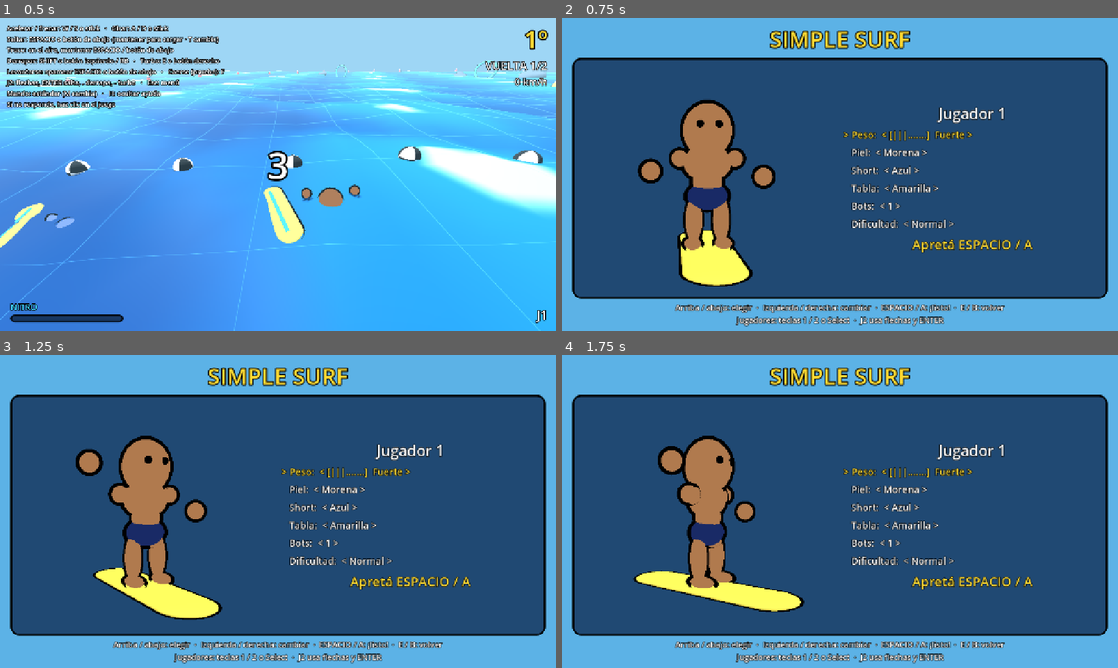
Above: before the commit, frames 1-4 (two rows, left to right).
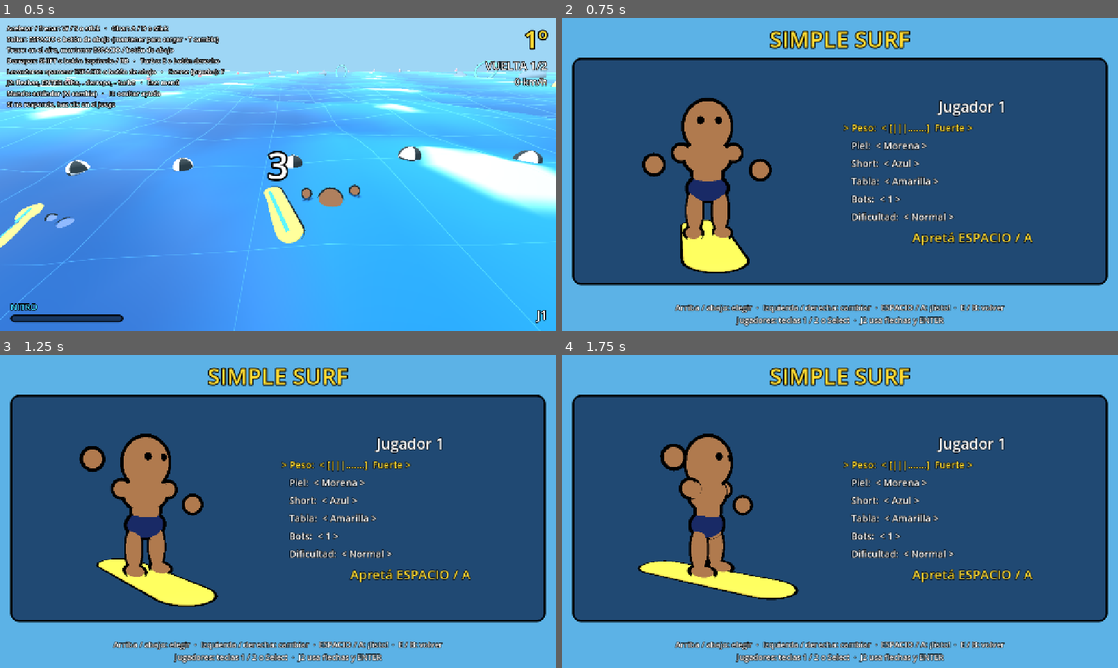
Above: after the commit, the same moments.

Repository: asimplesurfer/simplesurf
Game: Godot game, scene res://main.tscn
The game is run twice, just before and just after one commit, with the same random seed, the same clock (stepped at 60 frames per second) and the same inputs. This scene is started directly instead of the project's main scene.
Inputs (mouse positions are in pixels of both pictures, inside the frame that each line leads up to):
- Up to frame 1 (0.5 s): no input
- Up to frame 2 (0.75 s): tap Enter at 0.5 s; move the mouse to (962, 158) at 0.52 s; hold D (p1_right) from 0.53 s (still down); tap C at 0.6 s; click (962, 158) at 0.67 s
- Up to frame 3 (1.25 s): keep holding D (p1_right)
- Up to frame 4 (1.75 s): release D (p1_right) at 1.25 s; drag from (728, 527) to (812, 574) at 1.27 s

Frame 1 is identical in both runs. In frame 2, 12% of the frame differs, in the area x 1-99%, y 25-90%; in frame 3, 12%; in frame 4, 13%.

Commit message:
Demo: si nadie toca el menú por 10 s, carrera de 2 bots en Difícil con pantalla dividida
- Se repite sola al terminar; cualquier tecla, botón o toque vuelve al menú
- En la demo cada mitad de la pantalla sigue a un bot y muestra 'DEMO'
- Las olas grandes también aparecen cuando solo corren bots
- Tests de la demo

Co-Authored-By: Claude Opus 5.5 <noreply@anthropic.com>
Claude-Session: https://claude.ai/code/session_0158oNfJa2g5qsqyuATh8Mjh

Diff:
--- a/core/race/race_config.gd
+++ b/core/race/race_config.gd
@@ -30,6 +30,11 @@
 	return config
 
 
+## Demo: 2 bots en la dificultad máxima.
+static func demo() -> RaceConfig:
+	return create(0, 2, 2)
+
+
 ## Configuración según lo elegido en el menú (GameSettings).
 static func from_settings() -> RaceConfig:
 	return create(GameSettings.player_count, GameSettings.bot_count, GameSettings.bot_level)
--- a/core/race/race_manager.gd
+++ b/core/race/race_manager.gd
@@ -19,6 +19,8 @@
 const RIDER_SCENE := preload("res://core/rider/rider.tscn")
 ## Un poco antes de la meta, para que la largada cuente como el inicio de la vuelta 1.
 const START_ANGLE := -0.03
+## Demo: segundos entre que termina una carrera y empieza la siguiente.
+const DEMO_RESTART_DELAY := 6.0
 ## Separación lateral entre corredores en la largada (m).
 const GRID_SPACING := 7.0
 
@@ -38,6 +40,7 @@
 var _wrong_way_time: Dictionary = {}
 var _finish_order: Array[Rider] = []
 var _countdown: float = 0.0
+var _demo_restart_timer: float = -1.0
 var _last_tick: int = -1
 
 
@@ -45,7 +48,7 @@
 	add_to_group("race_manager")
 	GameSettings.load_settings()
 	if config == null:
-		config = RaceConfig.from_settings()
+		config = RaceConfig.demo() if GameSettings.demo_mode else RaceConfig.from_settings()
 	course = get_node(course_path) as Course
 
 	var humans := 0
@@ -131,6 +134,13 @@
 	for r in racers:
 		_update_progress(r, delta)
 
+	if GameSettings.demo_mode and state == State.FINISHED:
+		if _demo_restart_timer < 0.0:
+			_demo_restart_timer = DEMO_RESTART_DELAY
+		_demo_restart_timer -= delta
+		if _demo_restart_timer <= 0.0:
+			restart()
+
 
 func _update_progress(r: Rider, delta: float) -> void:
 	var angle := course.track.angle_of(r.global_position)
@@ -220,7 +230,17 @@
 
 
 func back_to_menu() -> void:
+	GameSettings.demo_mode = false
 	get_tree().change_scene_to_file("res://ui/menus/character_select.tscn")
+
+
+## En la demo, cualquier tecla, botón o toque vuelve al menú.
+static func is_any_press(event: InputEvent) -> bool:
+	if event is InputEventKey or event is InputEventJoypadButton:
+		return event.is_pressed() and not event.is_echo()
+	if event is InputEventScreenTouch or event is InputEventMouseButton:
+		return event.is_pressed()
+	return false
 
 
 func set_player_count(count: int) -> void:
@@ -230,6 +250,12 @@
 	GameSettings.player_count = count
 	GameSettings.save_settings()
 	restart()
+
+
+func _input(event: InputEvent) -> void:
+	if GameSettings.demo_mode and is_any_press(event):
+		get_viewport().set_input_as_handled()
+		back_to_menu()
 
 
 func _unhandled_input(event: InputEvent) -> void:
--- a/core/settings/game_settings.gd
+++ b/core/settings/game_settings.gd
@@ -15,6 +15,8 @@
 ## Bots en la carrera (0 a 3) y su dificultad (0 Fácil, 1 Normal, 2 Difícil).
 static var bot_count: int = 1
 static var bot_level: int = 1
+## Modo demo: carrera de bots que arranca sola si nadie toca el menú (no se guarda).
+static var demo_mode: bool = false
 ## Personaje de cada jugador (índice -> CharacterData).
 static var characters: Dictionary = {}
 static var _loaded: bool = false
--- a/tests/run_tests.gd
+++ b/tests/run_tests.gd
@@ -65,7 +65,52 @@
 	await _test_laps()
 	await _test_split_screen()
 	await _test_bot_race()
+	await _test_demo()
 	_finish()
+
+
+func _test_demo() -> void:
+	print("Demo (menú sin tocar nada):")
+	var menu: CharacterSelect = load("res://ui/menus/character_select.tscn").instantiate()
+	menu.auto_start = false
+	var started := [false]
+	menu.start_requested.connect(func() -> void: started[0] = true)
+	root.add_child(menu)
+	await _wait(9.0)
+	_check(not started[0], "a los 9 s sin tocar nada todavía no arranca")
+	await _press(&"p1_down")
+	await _wait(9.0)
+	_check(not started[0], "tocar algo reinicia la espera")
+	await _wait(1.5)
+	_check(started[0] and GameSettings.demo_mode, "a los 10 s sin tocar nada arranca la demo")
+	menu.queue_free()
+	await process_frame
+
+	var demo: Node = load("res://main.tscn").instantiate()
+	root.add_child(demo)
+	await process_frame
+	await process_frame
+	var race := demo.get_node("RaceManager") as RaceManager
+	var split := demo.get_node("Views") as SplitScreen
+	_check(race.racers.size() == 2, "la demo tiene 2 corredores")
+	_check(race.humans().is_empty(), "son bots")
+	var hard := true
+	for r in race.racers:
+		var ai := r.controller as AIController
+		if ai == null or ai.difficulty.display_name != "Difícil":
+			hard = false
+	_check(hard, "en la dificultad máxima")
+	_check(split.views.size() == 2, "con pantalla dividida (una vista por bot)")
+	race.skip_countdown()
+	await _wait(5.0)
+	var moving := true
+	for r in race.racers:
+		if r.speed < 5.0:
+			moving = false
+	_check(moving, "los bots arrancan solos")
+	GameSettings.demo_mode = false
+	demo.queue_free()
+	await process_frame
 
 
 func _test_avatar() -> void:
--- a/ui/hud/hud.gd
+++ b/ui/hud/hud.gd
@@ -16,6 +16,8 @@
 var race_manager: RaceManager
 ## Mostrar la ayuda al empezar.
 var show_help: bool = true
+## Demo: muestra "DEMO" y cómo salir.
+var demo: bool = false
 
 var _mash_box: VBoxContainer
 var _mash_title: Label
@@ -49,6 +51,14 @@
 		race_manager.racer_finished.connect(_on_racer_finished)
 	_help.visible = show_help
 	_update_help()
+	if demo:
+		var tag := _make_label(22, PROMPT_COLOR)
+		tag.text = "DEMO · %s  ·  tocá la pantalla o apretá cualquier botón para jugar" % (
+			rider.display_name if rider else ""
+		)
+		tag.horizontal_alignment = HORIZONTAL_ALIGNMENT_LEFT
+		tag.position = Vector2(16.0, 12.0)
+		add_child(tag)
 
 
 func _connect_rider() -> void:
@@ -149,7 +159,7 @@
 
 
 func _update_mash(delta: float) -> void:
-	var fallen := rider.is_fallen() and not rider.controls_locked
+	var fallen := rider.is_fallen() and not rider.controls_locked and rider.is_human
 	_mash_box.visible = fallen
 	if not fallen:
 		return
--- a/ui/menus/character_select.gd
+++ b/ui/menus/character_select.gd
@@ -17,14 +17,21 @@
 const REPEAT_RATE := 0.1
 const YELLOW := Color(1.0, 0.86, 0.2)
 
+## Segundos sin tocar nada para que arranque la demo (carrera de bots).
+const IDLE_DEMO_TIME := 10.0
+
 ## Si es false, no cambia de escena al empezar (para tests); solo emite la señal.
 var auto_start: bool = true
 
+var _idle_time: float = 0.0
+var _demo_label: Label
+
 var _panels: Array[Dictionary] = []
 var _footer: Label
 
 
 func _ready() -> void:
+	GameSettings.demo_mode = false
 	GameSettings.load_settings()
 	for i in 2:
 		InputSetup.ensure_player_actions(i)
@@ -62,6 +69,8 @@
 	for i in GameSettings.player_count:
 		columns.add_child(_build_panel(i))
 
+	_demo_label = _label("", 16, Color(0.85, 0.95, 1.0))
+	root.add_child(_demo_label)
 	_footer = _label("", 18, Color.WHITE)
 	root.add_child(_footer)
 	_footer.text = (
@@ -162,7 +171,21 @@
 	return panel
 
 
+func _input(event: InputEvent) -> void:
+	# Cualquier cosa que toque el jugador reinicia la espera de la demo.
+	var moved := event is InputEventJoypadMotion and absf(event.axis_value) > 0.5
+	if RaceManager.is_any_press(event) or moved:
+		_idle_time = 0.0
+
+
 func _process(delta: float) -> void:
+	_idle_time += delta
+	var left := IDLE_DEMO_TIME - _idle_time
+	if _demo_label:
+		_demo_label.text = "Demo en %d s" % ceili(left) if left < 6.0 else ""
+	if left <= 0.0:
+		_start_demo()
+		return
 	for p in _panels:
 		var pivot: Node3D = p.pivot
 		pivot.rotation.y += delta * 0.8
@@ -250,6 +273,14 @@
 	GameSettings.player_count = count
 	InputSetup.apply_keyboard_layout(count)
 	_build()
+
+
+func _start_demo() -> void:
+	_idle_time = -1e9
+	GameSettings.demo_mode = true
+	start_requested.emit()
+	if auto_start:
+		get_tree().change_scene_to_file(RACE_SCENE)
 
 
 func _check_start() -> void:
--- a/ui/split_screen/split_screen.gd
+++ b/ui/split_screen/split_screen.gd
@@ -24,7 +24,12 @@
 	box.add_theme_constant_override("separation", 4)
 	add_child(box)
 
+	# Una vista por persona; si no hay personas (demo), una por cada uno de los
+	# primeros 2 corredores.
 	var humans := race_manager.humans()
+	var spectating := humans.is_empty()
+	if spectating:
+		humans = race_manager.racers.slice(0, 2)
 	for i in humans.size():
 		var rider := humans[i]
 		var container := SubViewportContainer.new()
@@ -51,7 +56,8 @@
 		var hud := Hud.new()
 		hud.rider = rider
 		hud.race_manager = race_manager
-		hud.show_help = humans.size() == 1
+		hud.show_help = humans.size() == 1 and not spectating
+		hud.demo = spectating
 		vp.add_child(hud)
 		huds.append(hud)
 
--- a/world/wave_manager.gd
+++ b/world/wave_manager.gd
@@ -42,16 +42,21 @@
 			_water.add_swell(s)
 
 
-## Elige al azar un jugador humano alrededor del cual crear la ola.
+## Elige al azar un jugador humano alrededor del cual crear la ola
+## (si solo hay bots, como en la demo, cualquiera).
 func _pick_target() -> Rider:
 	var humans: Array[Rider] = []
+	var everyone: Array[Rider] = []
 	for node in get_tree().get_nodes_in_group("riders"):
 		var r := node as Rider
-		if r and r.is_human:
-			humans.append(r)
-	if humans.is_empty():
+		if r:
+			everyone.append(r)
+			if r.is_human:
+				humans.append(r)
+	var pool := humans if not humans.is_empty() else everyone
+	if pool.is_empty():
 		return null
-	return humans[_rng.randi() % humans.size()]
+	return pool[_rng.randi() % pool.size()]
 
 
 ## Crea una ola en una posición válida (o null si no encontró lugar).
